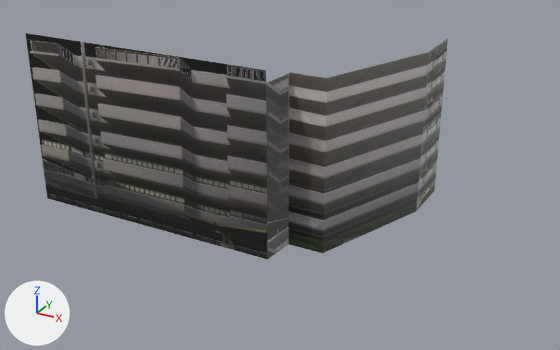
One commit to the Blender file モデリング/新家系ストラクチャ/北千住~南千住/関屋・河原/5L.blend: the scene before it, then after it.
Both versions are drawn from a camera (50 mm lens) standing at (13.2, -92.9, 44.7) and looking at (-30.1, -14.2, 5.4). Arrows for +X, +Y and +Z are at lower left; the lights stay in place. The older version comes first.

The first picture shows '立方体.030'.
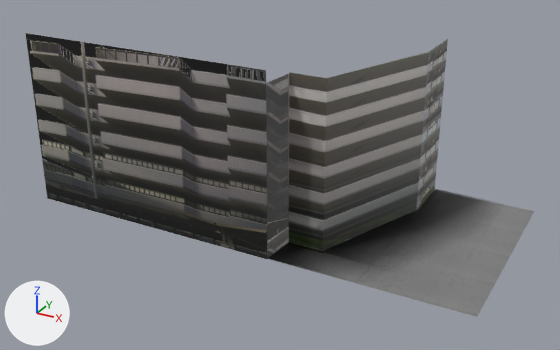
Scene script edits in JSON lines:
```json
{"op": "add", "block": "img_kage_png", "code": ["img_kage_png = load_image('kage.png', 'kage.png', 1537, 701, 'sRGB')"]}
{"op": "add", "block": "img_preparetemp_1p_0_png", "code": ["img_preparetemp_1p_0_png = load_image('PrepareTemp-1p-0.png', 'PrepareTemp-1p-0.png', 256, 256, 'sRGB')"]}
{"op": "add", "block": "mat_マテリアル_001", "code": ["mat_マテリアル_001 = principled_material('マテリアル.001')", "mat_マテリアル_001.texture = img_kage_png  # with its transparency"]}
{"op": "add", "block": "mat_マテリアル", "code": ["mat_マテリアル = principled_material('マテリアル')", "mat_マテリアル.texture = img_preparetemp_1p_0_png"]}
{"op": "add", "block": "me_平面_001", "code": ["me_平面_001 = bpy.data.meshes.new('平面.001')", "me_平面_001.from_pydata(...)  # 9 vertices, 4 faces; spans x -15.1..5.5, y -21.8..5.7, z -0.1", "me_平面_001.materials.append(mat_マテリアル_001)  # picture img_kage_png"]}
{"op": "add", "block": "me_平面_002", "code": ["me_平面_002 = bpy.data.meshes.new('平面.002')", "me_平面_002.from_pydata(...)  # 4 vertices, 1 face; spans x -19.4..9.2, y -21.6..5.7, z -0.1", "me_平面_002.materials.append(mat_マテリアル)  # picture img_preparetemp_1p_0_png"]}
{"op": "add", "block": "ob_平面_001", "code": ["ob_平面_001 = bpy.data.objects.new('平面.001', me_平面_001)", "ob_平面_001.location = (-10.47, -3.53, 0.24)"]}
{"op": "add", "block": "ob_平面_002", "code": ["ob_平面_002 = bpy.data.objects.new('平面.002', me_平面_002)", "ob_平面_002.location = (-10.47, -3.47, 0.0)"]}
```

Boxes (x1, y1, x2, y2) around the edits, measured in the pictures (560 x 350 px):
```json
{"object": "平面.002", "change": "added", "after": [270, 198, 534, 317]}
{"object": "平面.001", "change": "added", "after": [269, 189, 470, 269]}
```
